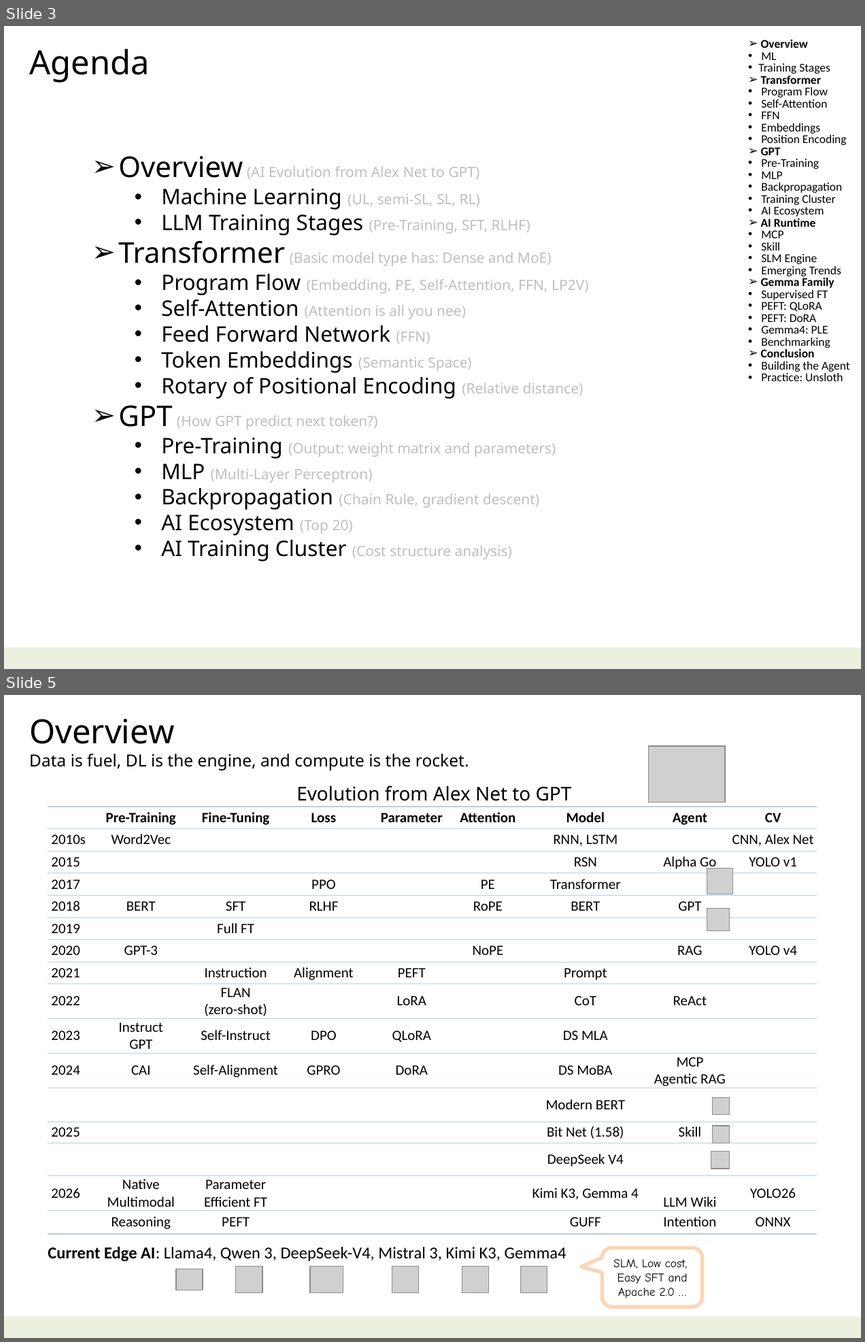
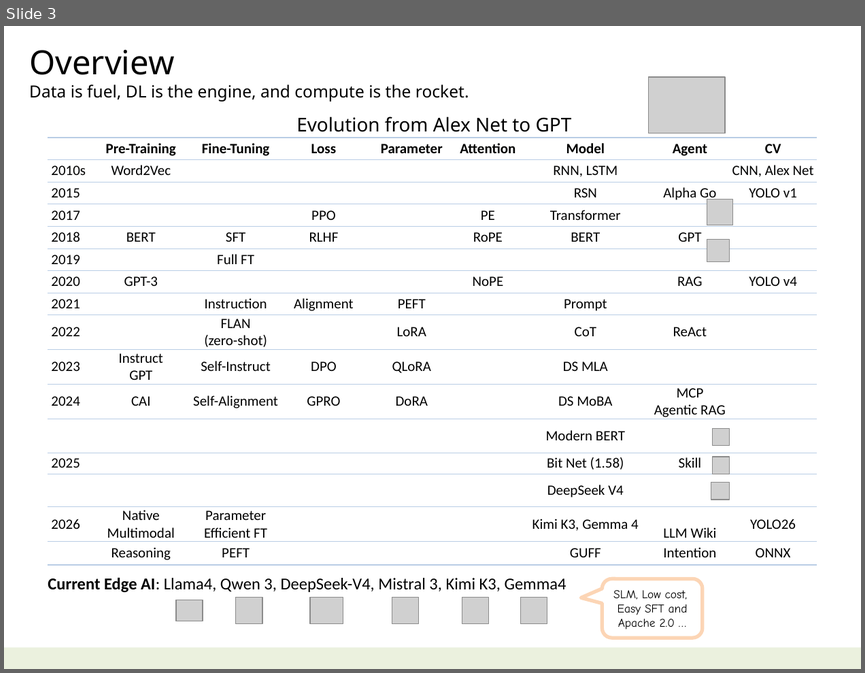
Before and after one commit to navibator/crazy-ai, a slide deck: ai-gemma.pptx. Shown one above the other, each under a label of ours: slides 3 and 5 before the commit, slide 3 after it; the slides between them are not shown. The pictures are 865x1342 and 865x673 pixels, drawn with LibreOffice and Linux fonts; fonts in the diff are those of the drawing; grey boxes stand for pictures. Boxes give left, top, right and bottom in pixels: in the first picture for what was removed or moved away, otherwise in the second. Text is boxed around its words. In the diff, an @@ line names an element or a change of style, - is before the commit and + after.

```diff
--- a/ai-gemma.pptx
+++ b/ai-gemma.pptx
@@ slide 3 removed at bbox=[4, 26, 861, 669], background #FFFFFF; not listed: 1 template element that a slide beside it also shows @@
@@ text removed at bbox=[758, 39, 850, 381] @@
-➢ Overview
-      • ML
-    • Training Stages
-➢ Transformer
-    • Program Flow
-    • Self-Attention
-    • FFN
-    • Embeddings
-    • Position Encoding
-➢ GPT
-    • Pre-Training
-    • MLP
-    • Backpropagation
-    • Training Cluster
-    • AI Ecosystem
-➢ AI Runtime
-    • MCP
-    • Skill
-    • SLM Engine
-    • Emerging Trends
-➢ Gemma Family
-    • Supervised FT
-    • PEFT: QLoRA
-    • PEFT: DoRA
-    • Gemma4: PLE
-    • Benchmarking
-➢ Conclusion
-    • Building the Agent
-    • Practice: Unsloth
@@ text removed at bbox=[29, 48, 150, 82] @@
-Agenda
@@ text removed at bbox=[118, 156, 589, 561] @@
-➢ Overview (AI Evolution from Alex Net to GPT)
-  • Machine Learning (UL, semi-SL, SL, RL)
-  • LLM Training Stages (Pre-Training, SFT, RLHF)
-➢ Transformer (Basic model type has: Dense and MoE)
-  • Program Flow (Embedding, PE, Self-Attention, FFN, LP2V)
-  • Self-Attention (Attention is all you nee)
-  • Feed Forward Network (FFN)
-  • Token Embeddings (Semantic Space)
-  • Rotary of Positional Encoding (Relative distance)
-➢ GPT (How GPT predict next token?)
-  • Pre-Training (Output: weight matrix and parameters)
-  • MLP (Multi-Layer Perceptron)
-  • Backpropagation (Chain Rule, gradient descent)
-  • AI Ecosystem (Top 20)
-  • AI Training Cluster (Cost structure analysis)
@@ what was slide 5 is now slide 3 @@
```
Also in this commit, not shown: 5 slides changed, 2 other slides removed.
